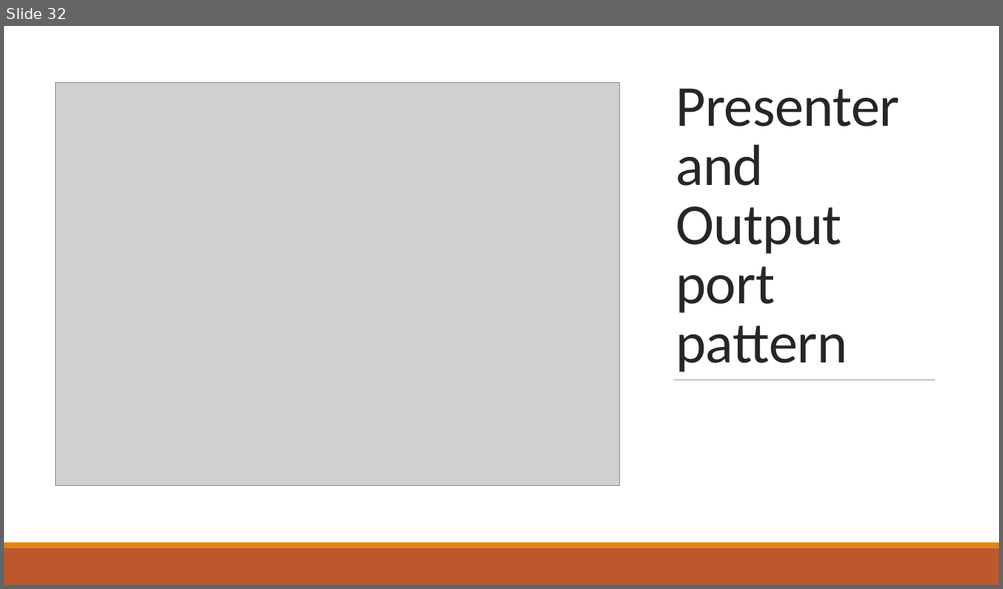
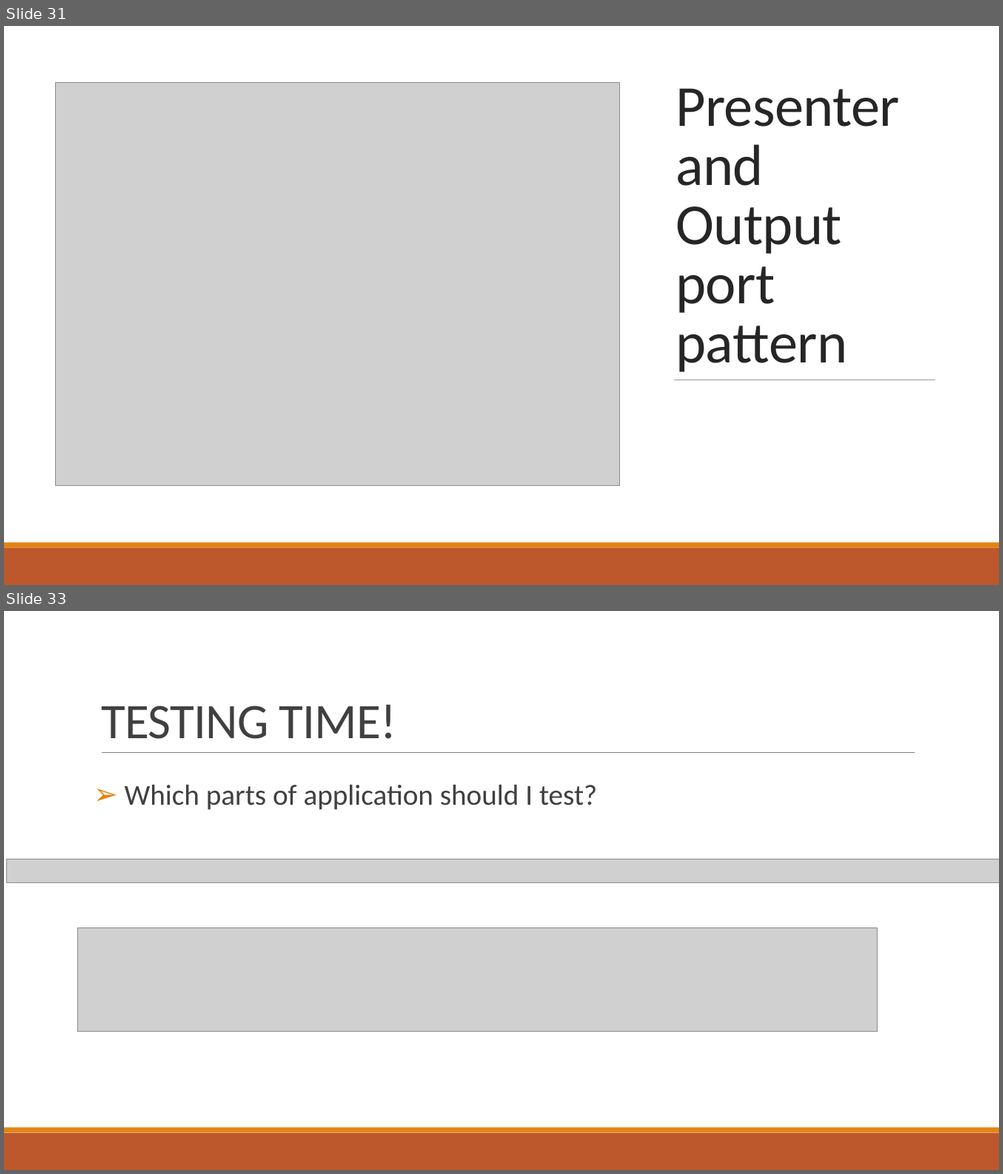
Before and after one commit to nguyentanphu/FlirtingApp, a slide deck: Introduction_to_clean_architecture.pptx. Shown one above the other, each under a label of ours: slide 32 before the commit, slides 31 and 33 after it; the slides between them are not shown. The pictures are 1003x589 and 1003x1174 pixels, drawn with LibreOffice and Linux fonts; fonts in the diff are those of the drawing; grey boxes stand for pictures. Boxes give left, top, right and bottom in pixels: in the first picture for what was removed or moved away, otherwise in the second. Text is boxed around its words. In the diff, an @@ line names an element or a change of style, - is before the commit and + after.

```diff
--- a/Introduction_to_clean_architecture.pptx
+++ b/Introduction_to_clean_architecture.pptx
@@ slide 33 added at [4,611,999,1170], background #FFFFFF @@
@@ title added at [101,704,396,739], 48 pt, text #404040 @@
+TESTING TIME!
@@ line added from (102, 753) to (915, 753), #808080 0.5 pt @@
@@ text added at [125,784,597,810], 28 pt, text #404040 @@
+➢ Which parts of application should I test?
@@ picture added at [6,860,999,883] @@
@@ picture added at [78,928,878,1032] @@
@@ rectangle added at [4,1133,999,1170], fill #BD582C @@
@@ rectangle added at [4,1128,999,1133], fill #E48312 @@
@@ what was slide 32 is now slide 31 @@
```
Also in this commit, not shown: 4 slides changed, 5 other slides added, 2 slides removed.
